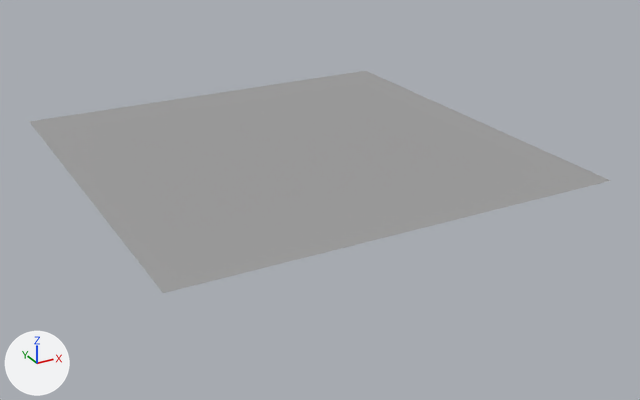
One commit to the Blender file Main.blend: the scene before it, then after it.
One viewpoint serves both versions: a 50 mm lens placed at (-90.3, -176.6, 73.5), pointed at (4.5, -4.2, -12.7). The axes (+X, +Y, +Z) are drawn at lower left. The lights are the same throughout.
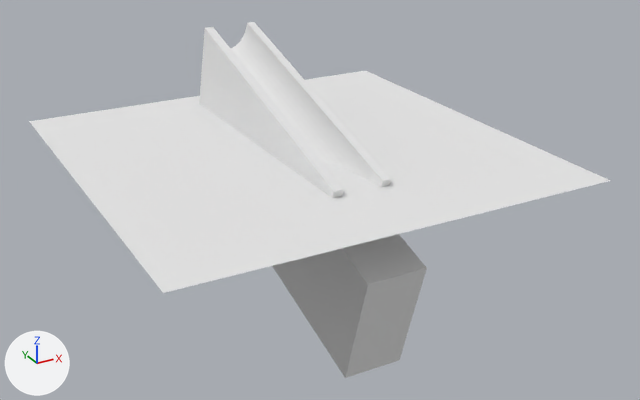
Commit message: Added halfpipe from blend

Changed parts and their boxes [x1, y1, x2, y2] in the pictures (640 x 400 px):
'Plane', recoloured (grey to white): [29, 71, 611, 293] in both
'Cube', added: after [199, 62, 427, 378]
'Halfpipe1', added: after [202, 22, 391, 198]

What the commit changed:
Material 'None' (mat_none) changes colour from grey #a0a0a0 to white #e7e7e7; in linear values from (0.35, 0.35, 0.35) to (0.8, 0.8, 0.8).
Material 'None.001' (mat_none_001) is new.
Its base color is (0.8, 0.8, 0.8) (white #e7e7e7).
Mesh me_cube_cube_001 is new.
It has 46 vertices, 25 faces and spans x -4.25..4.71, y -0.66..3.86, z -3.37..2.37.
It uses material mat_none_001 (white #e7e7e7).
Mesh me_cube_002 is new.
It is a box spanning x -1.0..1.0, y -1.0..1.0, z -1.0..1.0.
It uses material mat_none_001 (white #e7e7e7).
Object 'Halfpipe1' (ob_halfpipe1) is new; it shows me_cube_cube_001.
Its location is (0.0, 0.0, 1.8).
Its rotation in degrees is (107, 0, 0).
Its scale is (1.57, 2.27, 12.3).
Object 'Cube' (ob_cube) is new; it shows me_cube_002.
Its location is (0.4, 1.9, -14.1).
Its rotation in degrees is (107, 0, 0).
Its scale is (7.13, 14.4, 44.2).
